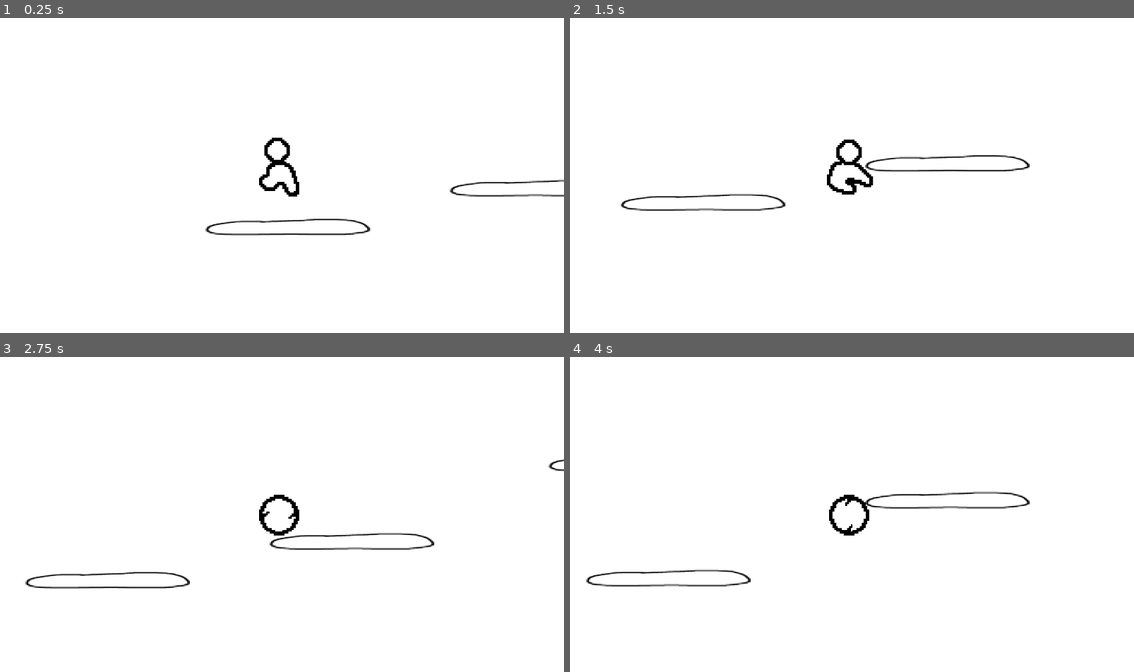
Above: before the commit, frames 1-4 (two rows, left to right).
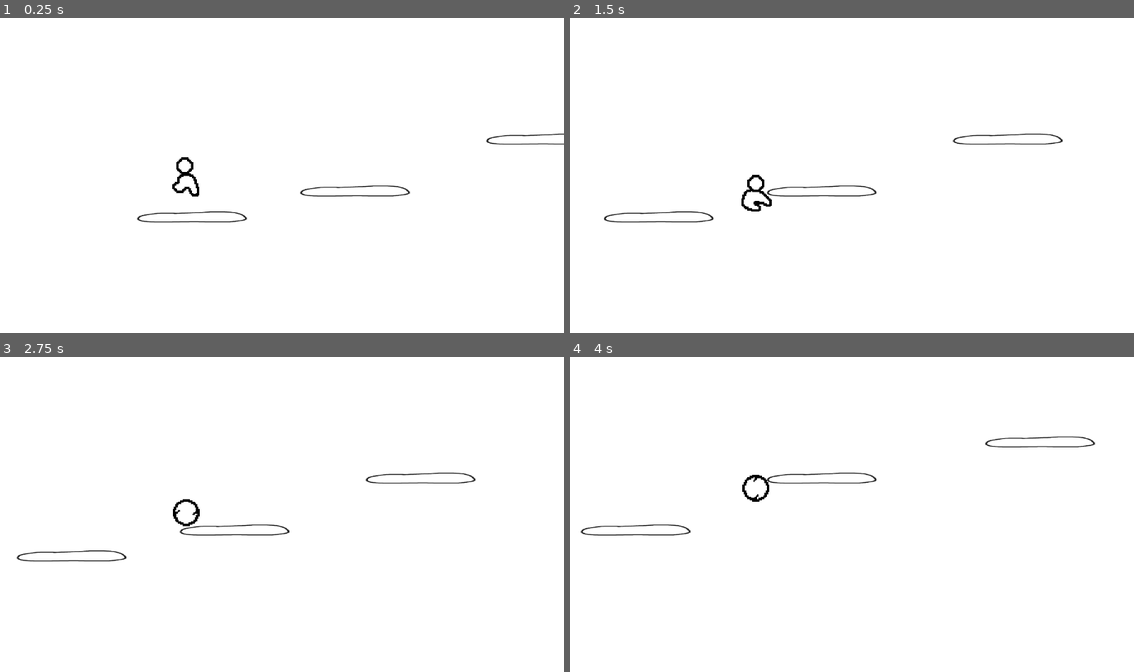
Above: after the commit, the same moments.

Repository: SKeppinger/VimJam
Game: Godot game, scene res://scenes/corruption.tscn
The game is run twice, just before and just after one commit, with the same random seed, the same clock (stepped at 60 frames per second) and the same inputs. This scene is started directly instead of the project's main scene.
Inputs:
- Up to frame 1 (0.25 s): no input
- Up to frame 2 (1.5 s): hold Ctrl (crouch) 0.53-1.28 s; hold D (move_right) from 0.53 s (still down); tap Space (jump) at 0.77 s; tap Shift (dash) at 1.35 s
- Up to frame 3 (2.75 s): tap Space (jump) at 1.52 s; release D (move_right) at 2.03 s; hold A (move_left) from 2.03 s (still down); hold Ctrl (crouch) from 2.03 s (still down)
- Up to frame 4 (4 s): release A (move_left) at 2.78 s; release Ctrl (crouch) at 2.78 s; hold D (move_right) from 2.78 s (still down); tap Shift (dash) at 2.85 s; tap Space (jump) at 3.02, 3.77 s; hold Ctrl (crouch) from 3.53 s (still down)

The runs differ from the first frame. In frame 1, 1.9% of the frame differs, in the area x 24-100%, y 36-70%; in frame 2, 2.1%, in the area x 6-88%, y 36-66%; in frame 3, 1.9%; in frame 4, 1.9%.

Commit message:
Integrated player death screen with corruption

Diff:
--- a/scenes/corruption.tscn
+++ b/scenes/corruption.tscn
@@ -1,9 +1,10 @@
-[gd_scene load_steps=9 format=3 uid="uid://5v34nt0bbvuj"]
+[gd_scene load_steps=10 format=3 uid="uid://5v34nt0bbvuj"]
 
 [ext_resource type="Script" path="res://scripts/corruption.gd" id="1_xtbs4"]
 [ext_resource type="Shader" path="res://assets/corruption.gdshader" id="2_d7pbe"]
 [ext_resource type="Texture2D" uid="uid://o6bfymype5ra" path="res://assets/background.png" id="3_qgo6g"]
 [ext_resource type="Texture2D" uid="uid://dfl8h37bwigmi" path="res://assets/wall.png" id="4_ddyg7"]
+[ext_resource type="PackedScene" uid="uid://crp2e7eo3bqw2" path="res://scenes/death_screen.tscn" id="5_0x4jh"]
 [ext_resource type="PackedScene" uid="uid://b7boqxochp1h6" path="res://scenes/player.tscn" id="5_k17gu"]
 [ext_resource type="PackedScene" uid="uid://xr5jlmglonna" path="res://scenes/test_platform.tscn" id="6_6nqme"]
 
@@ -23,23 +24,8 @@
 texture = ExtResource("3_qgo6g")
 centered = false
 
-[node name="Goal" type="Area2D" parent="Background"]
-position = Vector2(2499, 768)
-rotation = -1.5708
-
-[node name="CollisionShape2D" type="CollisionShape2D" parent="Background/Goal"]
-position = Vector2(8.74228e-08, 2)
-shape = SubResource("WorldBoundaryShape2D_1o7r2")
-
-[node name="Sprite2D" type="Sprite2D" parent="Background/Goal"]
-position = Vector2(0, 2)
-rotation = 1.5708
-texture = ExtResource("4_ddyg7")
-centered = false
-offset = Vector2(0, -768)
-
 [node name="DeathBarrier" type="Area2D" parent="Background"]
-position = Vector2(1, 0)
+position = Vector2(78, 0)
 rotation = 1.5708
 
 [node name="CollisionShape2D" type="CollisionShape2D" parent="Background/DeathBarrier"]
@@ -47,11 +33,14 @@
 shape = SubResource("WorldBoundaryShape2D_1o7r2")
 
 [node name="Sprite2D" type="Sprite2D" parent="Background/DeathBarrier"]
-position = Vector2(0, 2)
+position = Vector2(3.62002e-06, 3)
 rotation = 1.5708
 texture = ExtResource("4_ddyg7")
 centered = false
 offset = Vector2(0, -768)
+
+[node name="VisibleOnScreenNotifier2D" type="VisibleOnScreenNotifier2D" parent="Background/DeathBarrier"]
+rect = Rect2(0, 0, 768, 10)
 
 [node name="Player" parent="." instance=ExtResource("5_k17gu")]
 position = Vector2(903, 437)
@@ -59,7 +48,6 @@
 [node name="Camera2D" type="Camera2D" parent="Player"]
 position = Vector2(-380, -206)
 anchor_mode = 0
-zoom = Vector2(1.5, 1.5)
 limit_left = 0
 limit_top = 0
 limit_right = 4096
@@ -81,5 +69,9 @@
 [node name="TestPlatform5" parent="." instance=ExtResource("6_6nqme")]
 position = Vector2(2512, 294)
 
-[connection signal="body_entered" from="Background/Goal" to="Player" method="_on_goal_body_entered"]
+[node name="CanvasLayer" type="CanvasLayer" parent="."]
+
+[node name="DeathScreen" parent="CanvasLayer" instance=ExtResource("5_0x4jh")]
+
 [connection signal="body_entered" from="Background/DeathBarrier" to="Player" method="_on_death_barrier_body_entered"]
+[connection signal="death" from="Player" to="." method="_on_player_death"]
--- a/scenes/death_screen.tscn
+++ b/scenes/death_screen.tscn
@@ -16,6 +16,30 @@
 "update": 0,
 "values": [Color(0, 0, 0, 1)]
 }
+tracks/1/type = "value"
+tracks/1/imported = false
+tracks/1/enabled = true
+tracks/1/path = NodePath("../RichTextLabel:theme_override_colors/default_color")
+tracks/1/interp = 1
+tracks/1/loop_wrap = true
+tracks/1/keys = {
+"times": PackedFloat32Array(0),
+"transitions": PackedFloat32Array(1),
+"update": 0,
+"values": [Color(1, 1, 1, 0)]
+}
+tracks/2/type = "value"
+tracks/2/imported = false
+tracks/2/enabled = true
+tracks/2/path = NodePath("../Button:visible")
+tracks/2/interp = 1
+tracks/2/loop_wrap = true
+tracks/2/keys = {
+"times": PackedFloat32Array(0),
+"transitions": PackedFloat32Array(1),
+"update": 1,
+"values": [false]
+}
 
 [sub_resource type="Animation" id="Animation_2roi8"]
 resource_name = "fade_to_black"
@@ -30,6 +54,30 @@
 "transitions": PackedFloat32Array(1, 1),
 "update": 0,
 "values": [Color(0, 0, 0, 0), Color(0, 0, 0, 1)]
+}
+tracks/1/type = "value"
+tracks/1/imported = false
+tracks/1/enabled = true
+tracks/1/path = NodePath("../RichTextLabel:theme_override_colors/default_color")
+tracks/1/interp = 1
+tracks/1/loop_wrap = true
+tracks/1/keys = {
+"times": PackedFloat32Array(0, 1),
+"transitions": PackedFloat32Array(1, 1),
+"update": 0,
+"values": [Color(1, 1, 1, 0), Color(1, 1, 1, 1)]
+}
+tracks/2/type = "value"
+tracks/2/imported = false
+tracks/2/enabled = true
+tracks/2/path = NodePath("../Button:visible")
+tracks/2/interp = 1
+tracks/2/loop_wrap = true
+tracks/2/keys = {
+"times": PackedFloat32Array(0, 1),
+"transitions": PackedFloat32Array(1, 1),
+"update": 1,
+"values": [false, true]
 }
 
 [sub_resource type="AnimationLibrary" id="AnimationLibrary_iud5c"]
@@ -54,14 +102,18 @@
 offset_bottom = 649.0
 grow_horizontal = 2
 grow_vertical = 2
-color = Color(0, 0, 0, 1)
+color = Color(0, 0, 0, 0)
 
-[node name="AnimationPlayer" type="AnimationPlayer" parent="ColorRect"]
-libraries = {
-"": SubResource("AnimationLibrary_iud5c")
-}
+[node name="Button" type="Button" parent="."]
+visible = false
+layout_mode = 0
+offset_left = 536.0
+offset_top = 389.0
+offset_right = 601.0
+offset_bottom = 420.0
+text = "Restart"
 
-[node name="RichTextLabel" type="RichTextLabel" parent="ColorRect"]
+[node name="RichTextLabel" type="RichTextLabel" parent="."]
 layout_mode = 1
 anchors_preset = 8
 anchor_left = 0.5
@@ -69,9 +121,19 @@
 anchor_right = 0.5
 anchor_bottom = 0.5
 offset_left = -170.0
-offset_top = -20.0
+offset_top = -19.5
 offset_right = 170.0
-offset_bottom = 20.0
+offset_bottom = 20.5
 grow_horizontal = 2
 grow_vertical = 2
+theme_override_colors/default_color = Color(1, 1, 1, 0)
 text = "The Corruption Has Consumed Your World"
+
+[node name="AnimationPlayer" type="AnimationPlayer" parent="."]
+reset_on_save = false
+root_node = NodePath("../ColorRect")
+libraries = {
+"": SubResource("AnimationLibrary_iud5c")
+}
+
+[connection signal="pressed" from="Button" to="." method="_on_button_pressed"]
--- a/scripts/corruption.gd
+++ b/scripts/corruption.gd
@@ -2,16 +2,32 @@
 
 var background;
 var collision;
+var player;
 var progress = 0;
+var speed = 2;
+var collision_offset = 150;
+var visibility;
+var death_screen;
+var completed = false;
 
 # Called when the node enters the scene tree for the first time.
 func _ready() -> void:
 	background = $Background;
 	collision = $Background/DeathBarrier;
+	player = $Player;
+	visibility = $Background/DeathBarrier/VisibleOnScreenNotifier2D;
+	death_screen = $CanvasLayer/DeathScreen/AnimationPlayer;
 
 
 # Called every frame. 'delta' is the elapsed time since the previous frame.
 func _process(delta: float) -> void:
-	background.material.set_shader_parameter("pos",progress);
-	collision.position.x = progress * background.texture.get_width();
-	progress += delta / 100;
+	if (!completed && collision.position.x > player.position.x && !visibility.is_on_screen()):
+		death_screen.play("fade_to_black");
+		completed = true;
+	elif (!completed):
+		background.material.set_shader_parameter("pos",progress);
+		collision.position.x = progress * background.texture.get_width() + collision_offset;
+		progress += delta * speed / 100;
+
+func _on_player_death():
+	speed = 10;
--- a/scripts/death_screen.gd
+++ b/scripts/death_screen.gd
@@ -3,3 +3,7 @@
 func _on_player_death():
 	$ColorRect.visible = true
 	$ColorRect/AnimationPlayer.play("fade_to_black")
+
+
+func _on_button_pressed() -> void:
+	get_tree().reload_current_scene();
--- a/scripts/player.gd
+++ b/scripts/player.gd
@@ -351,7 +351,7 @@
 
 func _on_death_barrier_body_entered(body: Node2D) -> void:
 	if body.name == "Player":
-		print("Player has died");
+		die();
 
 func _on_goal_body_entered(body: Node2D) -> void:
 	if body.name == "Player":
Not shown: 1 places in scenes/death_screen.tscn that only renumber resources
Not shown: 1 places in scenes/test_level.tscn that only renumber resources
Not shown, removed: scenes/tes14A1.tmp
Not shown, removed: scenes/tesD410.tmp
Not shown, removed: scenes/tesD6A4.tmp
Not shown, removed: scenes/tesF623.tmp
